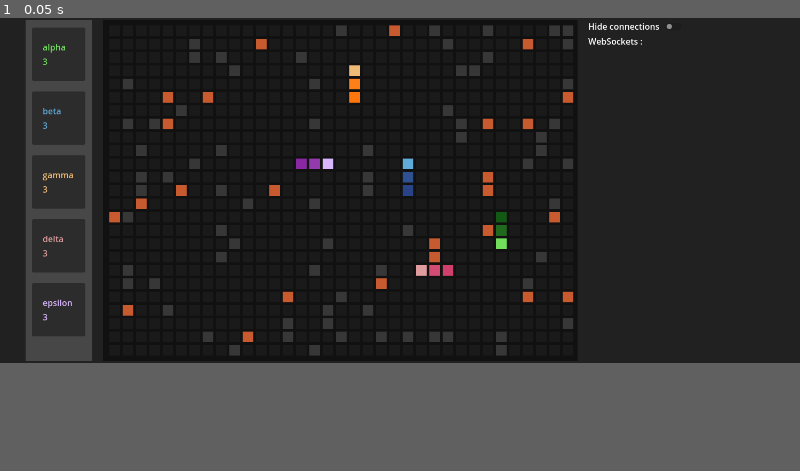
Above: before the commit, frame 1.
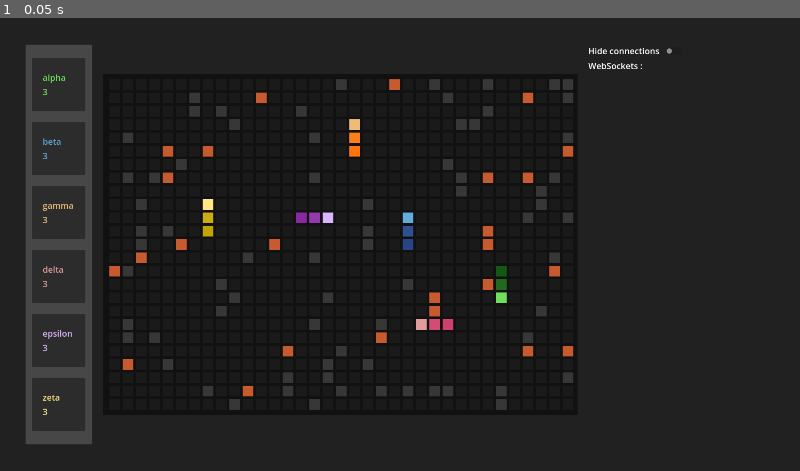
Above: after the commit, the same moment.

Repository: emecdelam/multiplayer_snake
Game: Godot game, scene res://scenes/main_game.tscn
The game is run twice, just before and just after one commit, with the same random seed, the same clock (stepped at 60 frames per second) and the same inputs.
Inputs:
- Up to frame 1 (0.05 s): no input
In our replay, the window is 800x345 before the commit and 800x453 after it. These sizes can differ from the game's own. Grey fills any space a smaller window leaves; there, only what the larger window draws over its background counts as a difference.

The runs differ from the first frame. In frame 1, 8.8% of the frame differs, in the area x 3-84%, y 0-95%.
Error in both runs: Invalid call. Nonexistent function 'add_child' in base 'Nil'. (res://scripts/communication/text_console.gd:17)

Commit message:
last minute tweaks

Diff:
--- a/project.godot
+++ b/project.godot
@@ -18,6 +18,7 @@
 [display]
 
 window/size/viewport_width=1500
+window/size/viewport_height=850
 
 [input]
 
--- a/scenes/main_game.tscn
+++ b/scenes/main_game.tscn
@@ -50,23 +50,27 @@
 [node name="display_panel" type="Panel" parent="main_panel/main_margin/main_h_container"]
 custom_minimum_size = Vector2(125, 250)
 layout_mode = 2
-size_flags_vertical = 3
 theme_override_styles/panel = SubResource("StyleBoxFlat_5xl8l")
 
-[node name="display_v_container" type="VBoxContainer" parent="main_panel/main_margin/main_h_container/display_panel"]
-unique_name_in_owner = true
-custom_minimum_size = Vector2(0, 400)
+[node name="display_center_container" type="CenterContainer" parent="main_panel/main_margin/main_h_container/display_panel"]
 layout_mode = 1
 anchors_preset = 15
 anchor_right = 1.0
 anchor_bottom = 1.0
-offset_top = 14.0
 grow_horizontal = 2
 grow_vertical = 2
+
+[node name="display_v_container" type="VBoxContainer" parent="main_panel/main_margin/main_h_container/display_panel/display_center_container"]
+unique_name_in_owner = true
+custom_minimum_size = Vector2(0, 400)
+layout_mode = 2
 size_flags_vertical = 0
 theme_override_constants/separation = 20
 
-[node name="game_panel" type="Panel" parent="main_panel/main_margin/main_h_container"]
+[node name="game_center_container" type="CenterContainer" parent="main_panel/main_margin/main_h_container"]
+layout_mode = 2
+
+[node name="game_panel" type="Panel" parent="main_panel/main_margin/main_h_container/game_center_container"]
 custom_minimum_size = Vector2(100, 100)
 layout_mode = 2
 size_flags_horizontal = 0
@@ -74,11 +78,11 @@
 theme_override_styles/panel = SubResource("StyleBoxFlat_w2xjl")
 metadata/_edit_use_anchors_ = true
 
-[node name="game_container" type="Node2D" parent="main_panel/main_margin/main_h_container/game_panel"]
+[node name="game_container" type="Node2D" parent="main_panel/main_margin/main_h_container/game_center_container/game_panel"]
 position = Vector2(1, 0)
 script = ExtResource("1_c2hxe")
 
-[node name="timer" type="Timer" parent="main_panel/main_margin/main_h_container/game_panel"]
+[node name="timer" type="Timer" parent="main_panel/main_margin/main_h_container/game_center_container/game_panel"]
 wait_time = 0.15
 one_shot = true
 
@@ -88,15 +92,15 @@
 layout_mode = 2
 script = ExtResource("2_550nc")
 
-[node name="HBoxContainer" type="HBoxContainer" parent="main_panel/main_margin/main_h_container/console"]
+[node name="sockets_display_container" type="HBoxContainer" parent="main_panel/main_margin/main_h_container/console"]
 custom_minimum_size = Vector2(350, 0)
 layout_mode = 2
 
-[node name="hide" type="Label" parent="main_panel/main_margin/main_h_container/console/HBoxContainer"]
+[node name="hide" type="Label" parent="main_panel/main_margin/main_h_container/console/sockets_display_container"]
 layout_mode = 2
 text = "Hide connections"
 
-[node name="hide_box" type="CheckButton" parent="main_panel/main_margin/main_h_container/console/HBoxContainer"]
+[node name="hide_box" type="CheckButton" parent="main_panel/main_margin/main_h_container/console/sockets_display_container"]
 layout_mode = 2
 theme_override_styles/focus = SubResource("StyleBoxEmpty_tfurm")
 
@@ -107,4 +111,4 @@
 [node name="label_container" type="VBoxContainer" parent="main_panel/main_margin/main_h_container/console"]
 layout_mode = 2
 
-[connection signal="toggled" from="main_panel/main_margin/main_h_container/console/HBoxContainer/hide_box" to="main_panel/main_margin/main_h_container/console" method="_on_hide_box_toggled"]
+[connection signal="toggled" from="main_panel/main_margin/main_h_container/console/sockets_display_container/hide_box" to="main_panel/main_margin/main_h_container/console" method="_on_hide_box_toggled"]
--- a/scripts/game/main_game.gd
+++ b/scripts/game/main_game.gd
@@ -8,7 +8,7 @@
 @export var border_size: Vector2 = Vector2(5, 5)
 @export var number_cell_x: int = 35
 @export var number_cell_y: int = 25
-@export var number_of_players = 5
+@export var number_of_players = 6
 @export var number_fruits: int = 25
 @export var number_walls: int = 100
 @export var player_length: int = 3
--- a/scripts/global_controller.gd
+++ /dev/null
@@ -1,11 +0,0 @@
-extends Node
-
-
-# Called when the node enters the scene tree for the first time.
-func _ready():
-	pass # Replace with function body.
-
-
-# Called every frame. 'delta' is the elapsed time since the previous frame.
-func _process(delta):
-	pass
--- a/scripts/parameters.gd
+++ b/scripts/parameters.gd
@@ -7,12 +7,11 @@
     [Color("#60ABDA"), Color("#294486")],   # blue
     [Color("#EEBC77"), Color("#FF760D")],   # orange
     [Color("#E09D9F"), Color("#D0406D")],   # pink
-    [Color("#DAB6FF"), Color("#8A28A4")]    # purple
-]
+    [Color("#DAB6FF"), Color("#8A28A4")],   # purple
+    [Color("#FFE787"), Color("#C2A300")]    # yellow
+    ]
 
-
-@export var player_names = ["alpha", "beta", "gamma", "delta", "epsilon"]
-
+@export var player_names = ["alpha", "beta", "gamma", "delta", "epsilon", "zeta"]
 @export var empty_cell_color = Color("#1a1a1a")
 @export var wall_cell_color = Color("#373737")
 @export var fruit_cell_color = Color("#C85A2F")
@@ -22,4 +21,5 @@
                             ["python3", ["python/player_code/main.py"]],
                             ["python3", ["python/player_code/main.py"]],
                             ["python3", ["python/player_code/main.py"]],
+                            ["python3", ["python/player_code/main.py"]],
                             ["python3", ["python/player_code/main.py"]]]
